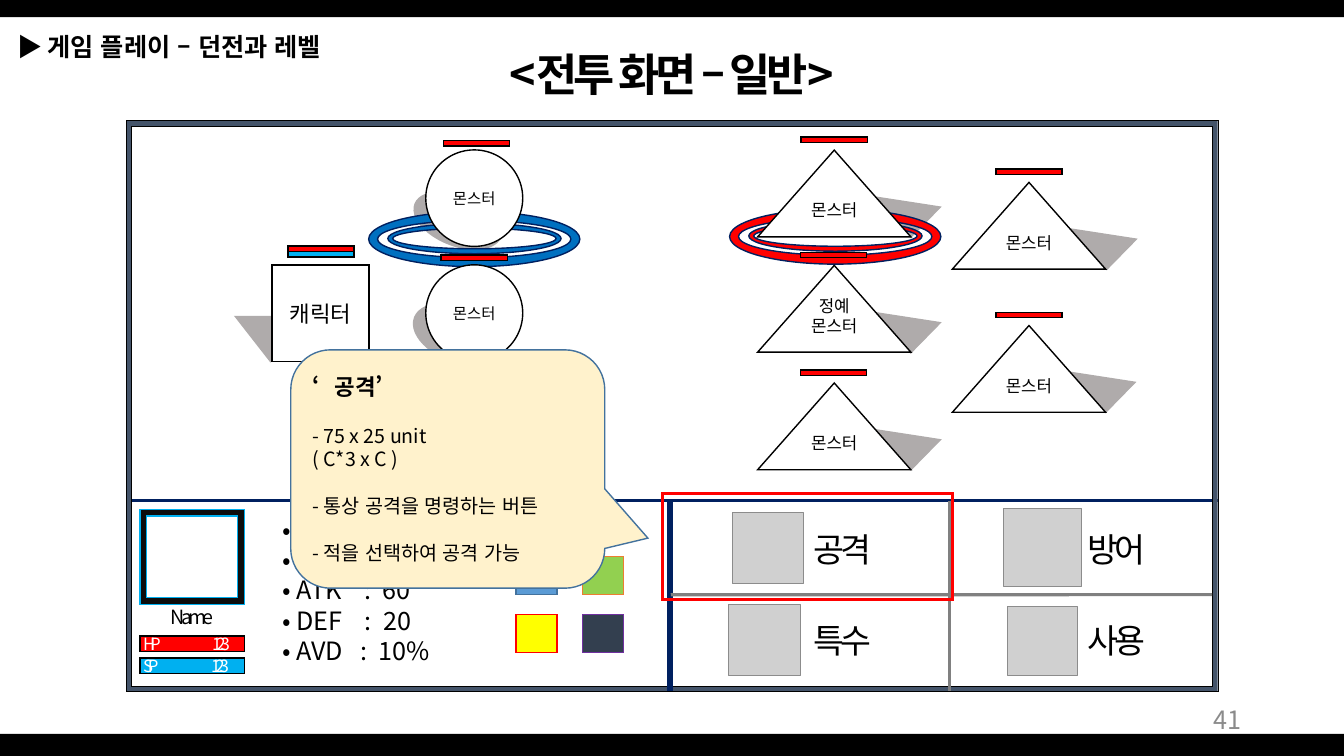
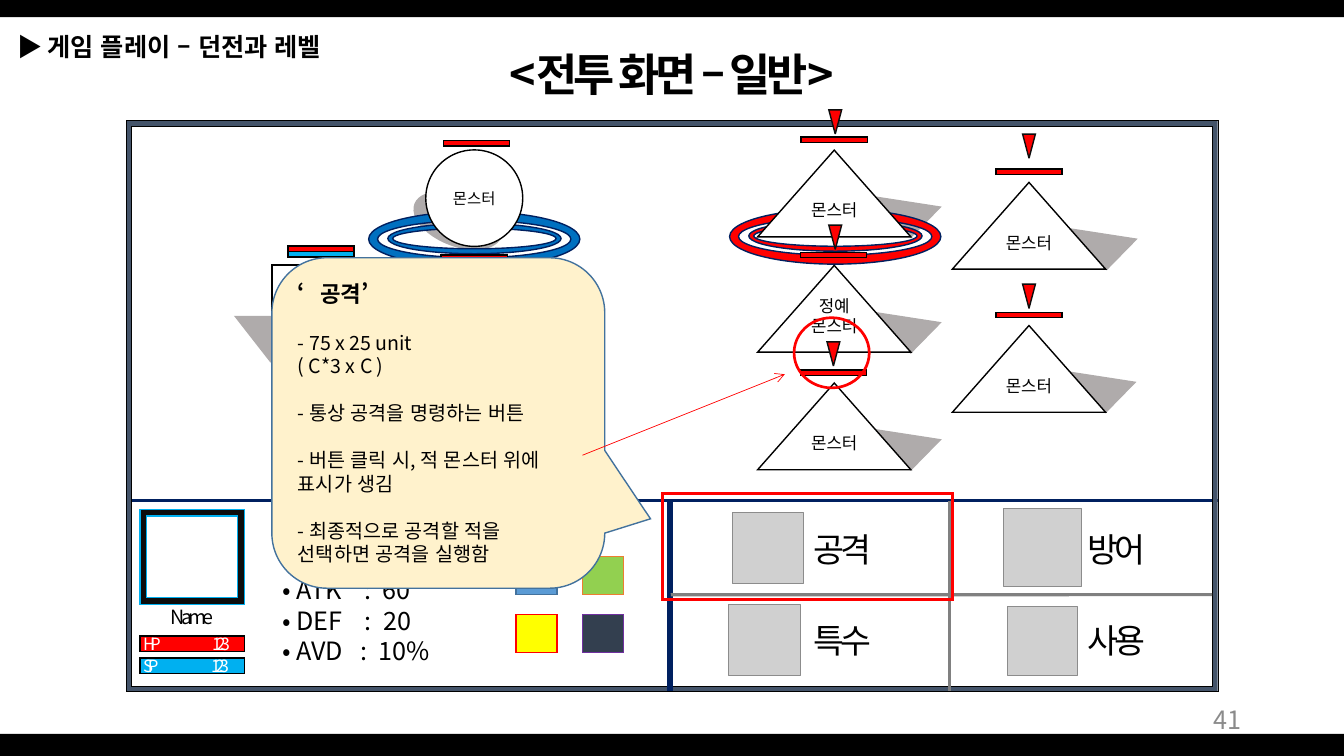
Before and after one commit to Bumizi/GameDesign, a slide deck: slide 41 of 2018 동계방학 기획자 특훈/Dungeon Tamer_1901011.pptx. Drawn at 1344x756 pixels with LibreOffice and Linux fonts; fonts in the diff are those of the drawing; grey boxes stand for pictures. Boxes give left, top, right and bottom in pixels: in the first picture for what was removed or moved away, otherwise in the second. Text is boxed around its words. In the diff, an @@ line names an element or a change of style, - is before the commit and + after.

```diff
--- a/2018 동계방학 기획자 특훈/Dungeon Tamer_1901011.pptx
+++ b/2018 동계방학 기획자 특훈/Dungeon Tamer_1901011.pptx
@@ triangle added at (829, 110, 842, 134), fill #FF0000, outline #0D0D0D 1 pt @@
@@ triangle added at (1023, 134, 1036, 158), fill #FF0000, outline #0D0D0D 1 pt @@
@@ triangle added at (829, 225, 842, 249), fill #FF0000, outline #0D0D0D 1 pt @@
@@ rounded speech box "‘공격’": place and size @@
-rounded speech box "‘공격’" at (291, 350, 605, 588)
+rounded speech box "‘공격’" at (272, 258, 605, 589)
@@ triangle added at (1023, 284, 1036, 309), fill #FF0000, outline #0D0D0D 1 pt @@
@@ text in ellipse at (453, 306, 496, 321): text removed @@
-몬스터
@@ donut added at (793, 318, 870, 389), fill #FF0000, outline #FF0000 1 pt @@
@@ triangle added at (827, 342, 840, 366), fill #FF0000, outline #0D0D0D 1 pt @@
@@ arrow added from (583, 456) to (785, 374), #FF0000 0.5 pt @@
@@ text in rounded speech box at (298, 450, 540, 563): text changed @@
-- 적을 선택하여 공격 가능
+- 버튼 클릭 시, 적 몬스터 위에 표시가 생김
+- 최종적으로 공격할 적을 선택하면 공격을 실행함
```
Also in this commit, not shown: 8 other slides changed, 2 slides added, 2 other files.
